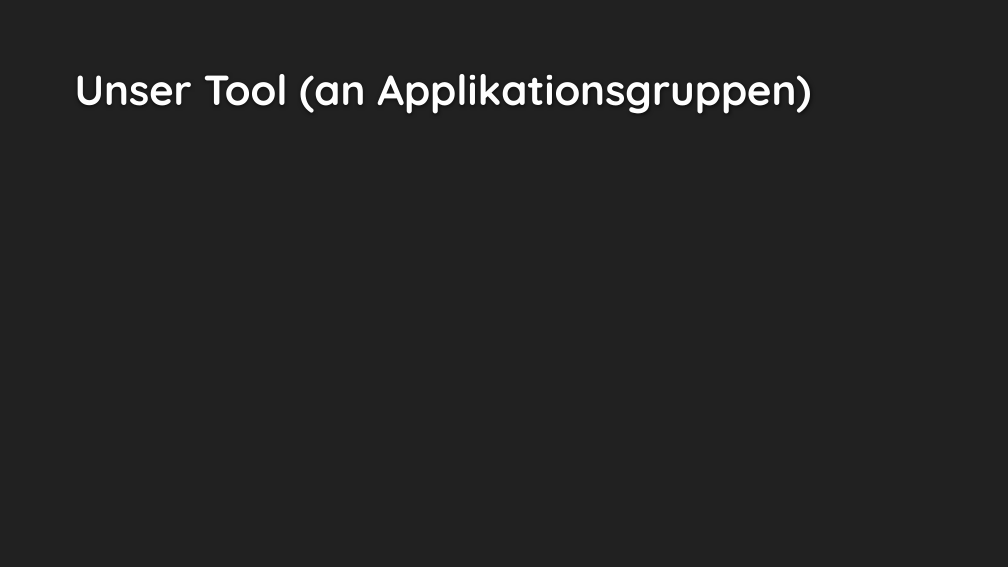
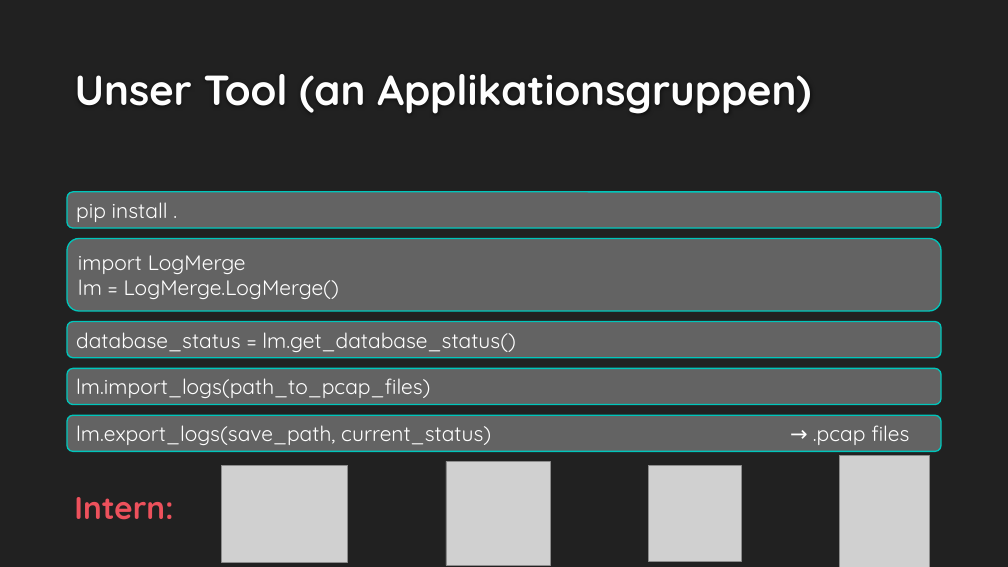
Before and after one commit to cn-uofbasel/BACnet, a slide deck: slide 7 of groups/04-logMerge/presentations/endpresentation.pptx. Drawn at 1008x567 pixels with LibreOffice and Linux fonts; fonts in the diff are those of the drawing; grey boxes stand for pictures; background and template pictures are left out. Boxes give left, top, right and bottom in pixels: in the first picture for what was removed or moved away, otherwise in the second. Text is boxed around its words. In the diff, an @@ line names an element or a change of style, - is before the commit and + after.

```diff
--- a/groups/04-logMerge/presentations/endpresentation.pptx
+++ b/groups/04-logMerge/presentations/endpresentation.pptx
@@ rounded rectangle added at (x1=67, y1=192, x2=941, y2=228), fill #636363, outline #00C6BB 1.25 pt, 20 pt, text #FFFFFF @@
+pip install .
@@ rounded rectangle added at (x1=67, y1=238, x2=941, y2=311), fill #636363, outline #00C6BB 1.25 pt, 20 pt, text #FFFFFF @@
+import LogMerge
+lm = LogMerge.LogMerge()
@@ rounded rectangle added at (x1=67, y1=321, x2=941, y2=358), fill #636363, outline #00C6BB 1.25 pt, 20 pt, text #FFFFFF @@
+database_status = lm.get_database_status()
@@ rounded rectangle added at (x1=67, y1=368, x2=941, y2=405), fill #636363, outline #00C6BB 1.25 pt, 20 pt, text #FFFFFF @@
+lm.import_logs(path_to_pcap_files)
@@ rounded rectangle added at (x1=67, y1=415, x2=941, y2=451), fill #636363, outline #00C6BB 1.25 pt, 20 pt, text #FFFFFF @@
+lm.export_logs(save_path, current_status) → .pcap files
@@ picture added at (x1=222, y1=465, x2=347, y2=562) @@
@@ picture added at (x1=446, y1=461, x2=551, y2=566) @@
@@ picture added at (x1=648, y1=466, x2=741, y2=562) @@
@@ picture added at (x1=839, y1=456, x2=929, y2=567) @@
@@ text added at (x1=74, y1=497, x2=173, y2=520), 30 pt, text #ED515C, bold @@
+Intern:
```
Also in this commit, not shown: 1 other slide changed, 5 other files.
